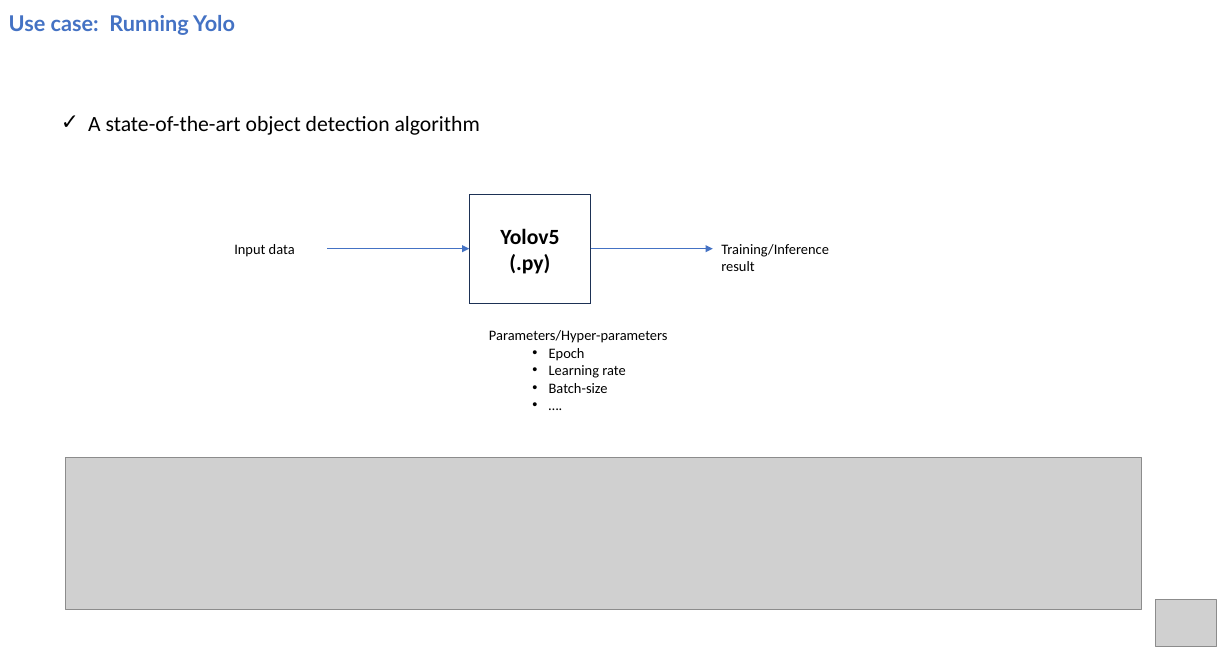
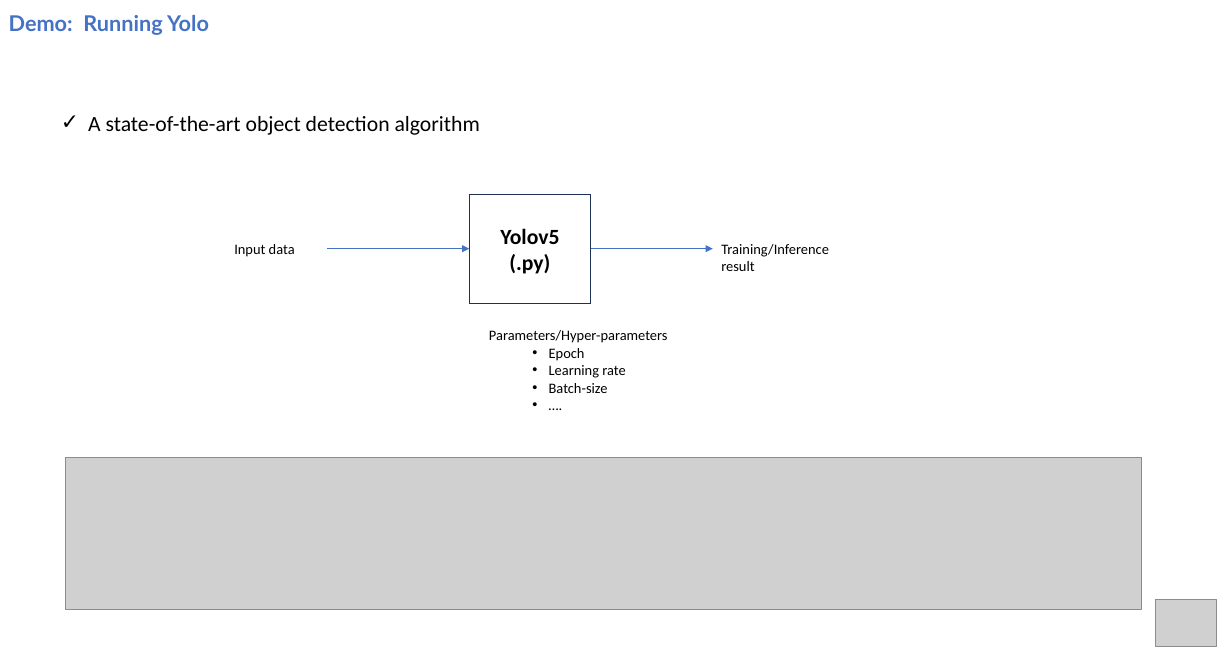
Before and after one commit to hmhwe/IMAGEN_Backend, a slide deck: slide 11 of docs/StakeholderM_CV.pptx. Drawn at 1232x651 pixels with LibreOffice and Linux fonts; fonts in the diff are those of the drawing; grey boxes stand for pictures. Boxes give left, top, right and bottom in pixels: in the first picture for what was removed or moved away, otherwise in the second. Text is boxed around its words. In the diff, an @@ line names an element or a change of style, - is before the commit and + after.

```diff
--- a/docs/StakeholderM_CV.pptx
+++ b/docs/StakeholderM_CV.pptx
@@ title at box(9, 15, 209, 35): text changed @@
-Use case: Running Yolo
+Demo: Running Yolo
```
Also in this commit, not shown: 2 other slides changed.
